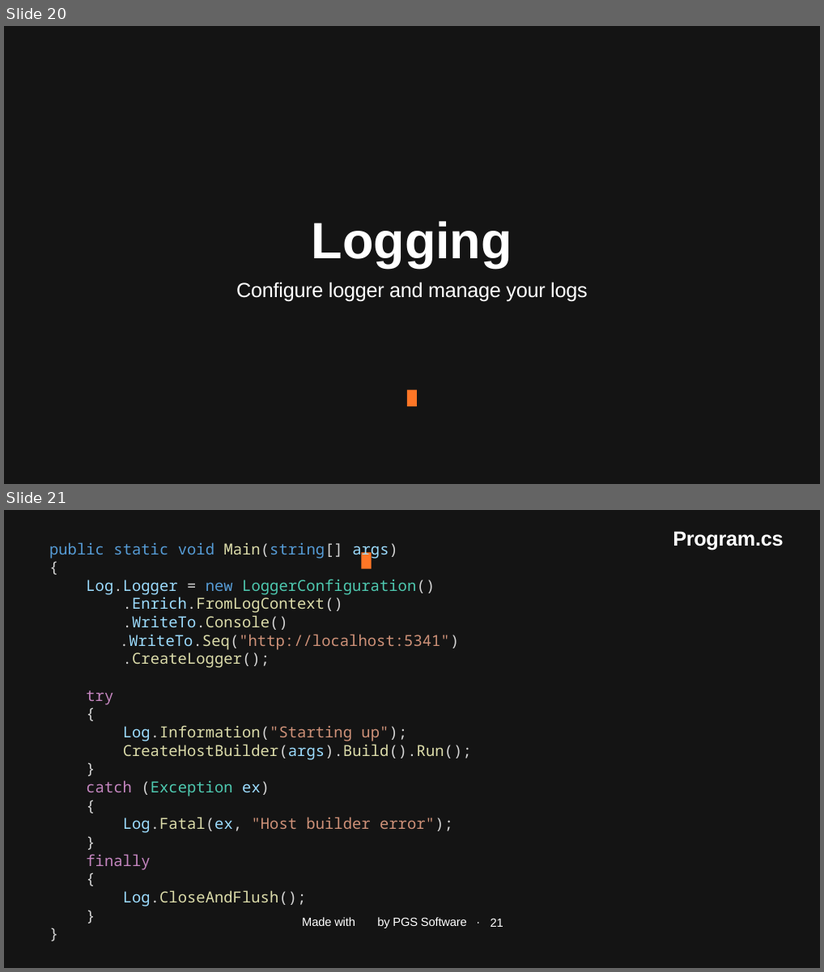
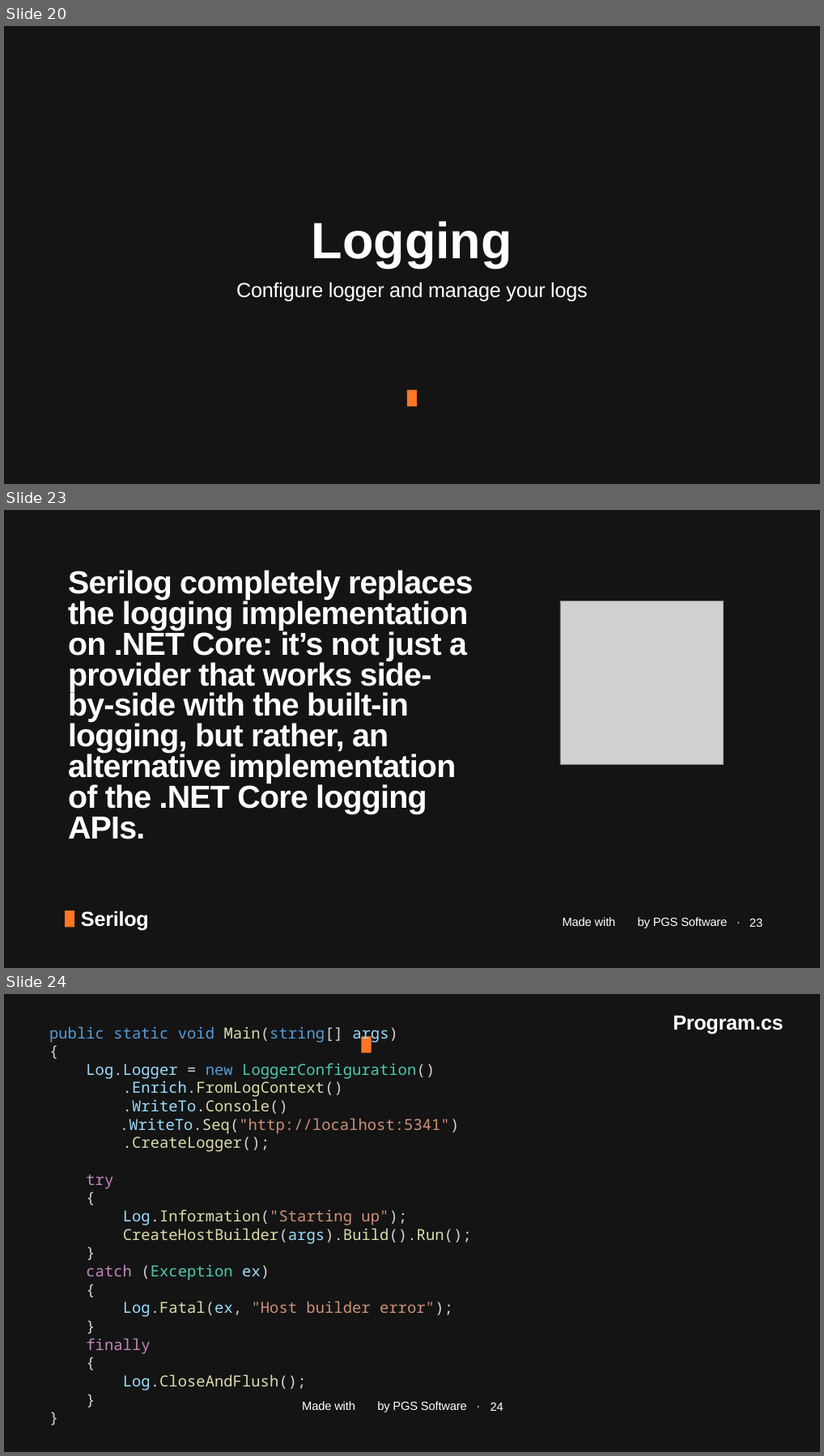
Before and after one commit to januszmarcinik/.NET-getting-started, a slide deck: PGS SharpDev.pptx. Shown one above the other, each under a label of ours: slides 20 and 21 before the commit, slides 20, 23 and 24 after it; the slides between them are not shown. The pictures are 824x972 and 824x1456 pixels, drawn with LibreOffice and Linux fonts; fonts in the diff are those of the drawing; grey boxes stand for pictures; background and template pictures are left out. Boxes give left, top, right and bottom in pixels: in the first picture for what was removed or moved away, otherwise in the second. Text is boxed around its words. In the diff, an @@ line names an element or a change of style, - is before the commit and + after.

Commit message:
Add logging to PPTX

```diff
--- a/PGS SharpDev.pptx
+++ b/PGS SharpDev.pptx
@@ slide 23 added at bbox=[4, 510, 820, 968], background #141414 @@
@@ text added at bbox=[68, 570, 473, 840], 75 pt, text #FFFFFF, bold @@
+Serilog completely replaces the logging implementation on .NET Core: it’s not just a provider that works side-by-side with the built-in logging, but rather, an alternative implementation of the .NET Core logging APIs.
@@ picture added at bbox=[560, 602, 724, 764] @@
@@ rectangle added at bbox=[65, 911, 74, 927], fill #FF7626 @@
@@ text added at bbox=[81, 911, 149, 931], 48 pt, text #FFFFFF, bold @@
+Serilog
@@ text added at bbox=[563, 917, 727, 929], 28 pt, text #FFFFFF @@
+Made with by PGS Software ·
@@ page number added at bbox=[750, 918, 763, 927], 28 pt, text #FFFFFF @@
+23
@@ what was slide 21 is now slide 24 @@
@@ page number at bbox=[491, 1402, 504, 1411]: text changed @@
-21
+24
```
Also in this commit, not shown: 1 slide changed, 2 other slides added.
